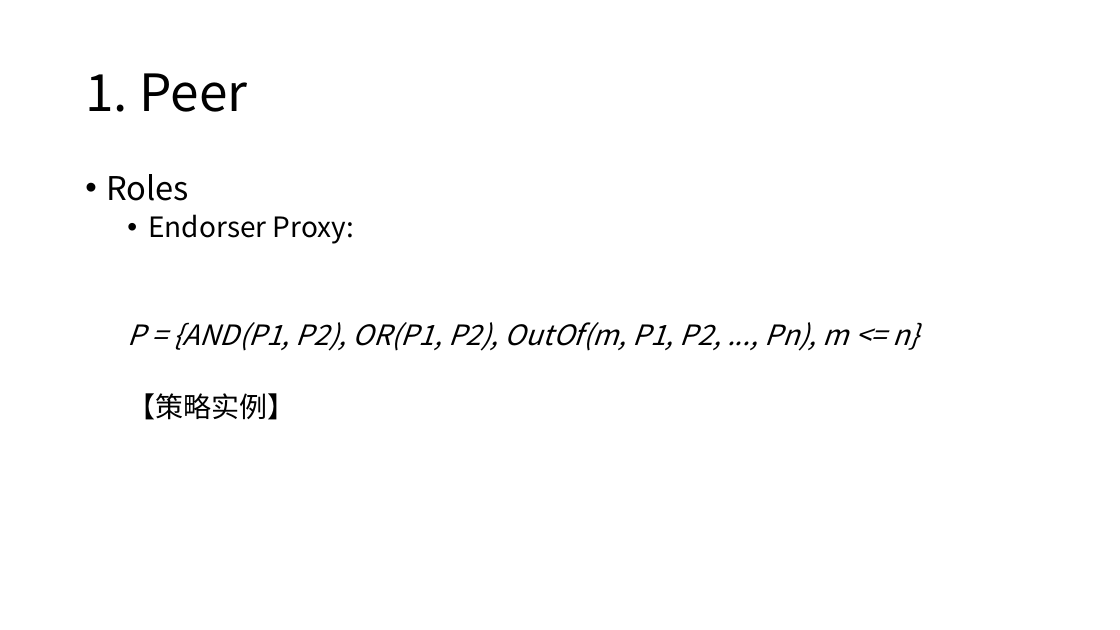
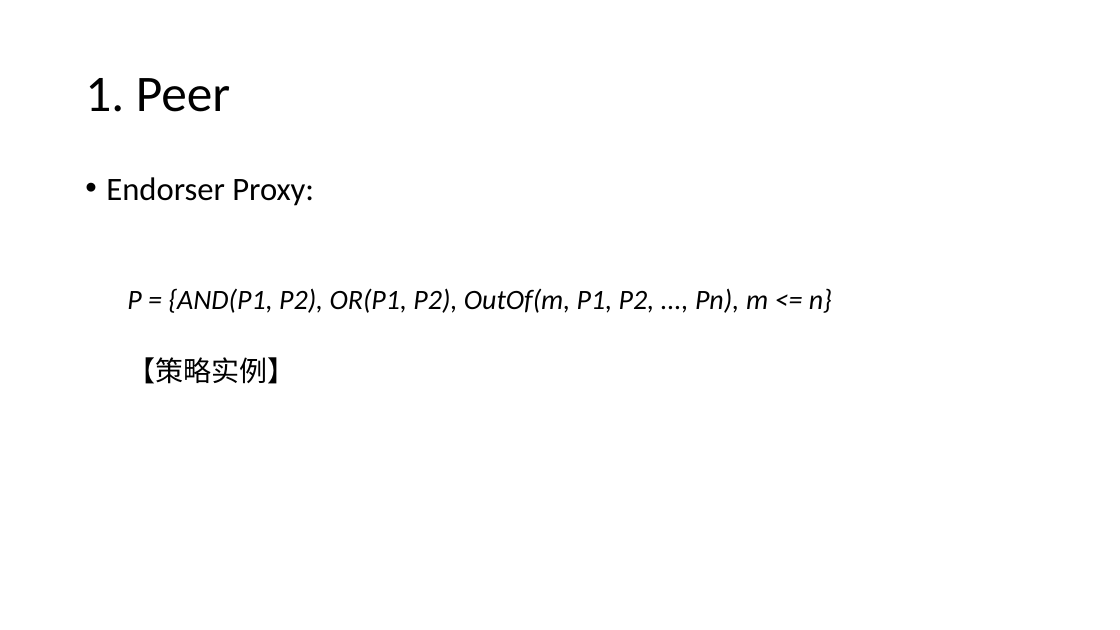
Before and after one commit to freekatz/Blockchain-Notes, a slide deck: slide 9 of fabric notes/【2020.12.26】Fabric Network Runtime Architecture.pptx (slide 8 before the commit). Drawn at 1120x630 pixels with LibreOffice and Linux fonts; fonts in the diff are those of the drawing. Boxes give left, top, right and bottom in pixels: in the first picture for what was removed or moved away, otherwise in the second. Text is boxed around its words. In the diff, an @@ line names an element or a change of style, - is before the commit and + after.

```diff
--- a/fabric notes/【2020.12.26】Fabric Network Runtime Architecture.pptx
+++ b/fabric notes/【2020.12.26】Fabric Network Runtime Architecture.pptx
@@ title "1. Peer" at box(85, 78, 230, 112): font Noto Sans CJK SC to Calibri @@
@@ text "Endorser Proxy:" at box(106, 177, 832, 384): size 24 to 28 pt in "Endorser Proxy:"; font Noto Sans CJK SC to Calibri; list level 2 to 1 in "Endorser Proxy:" @@
@@ text at box(106, 174, 189, 201): paragraph removed @@
-• Roles
```
Also in this commit, not shown: 24 other slides changed, 2 slides added, 6 other files.
